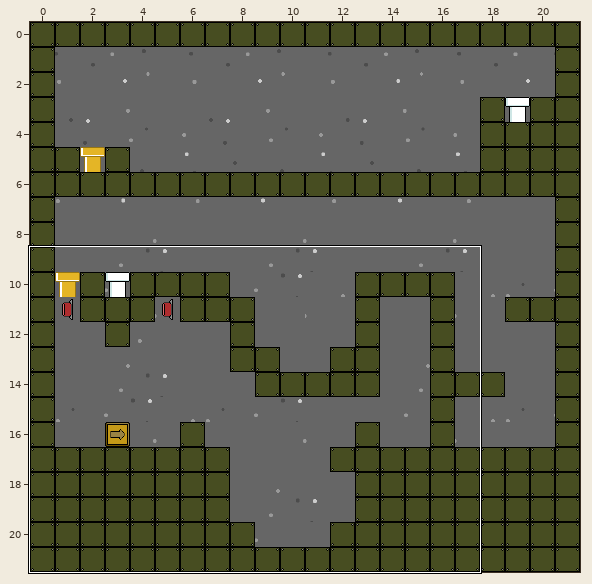
Tiled map, stored at Content/Level1.tmx. The first picture is a wide view before the edit; the outline marks the close-up.
Close-up. First the earlier version:
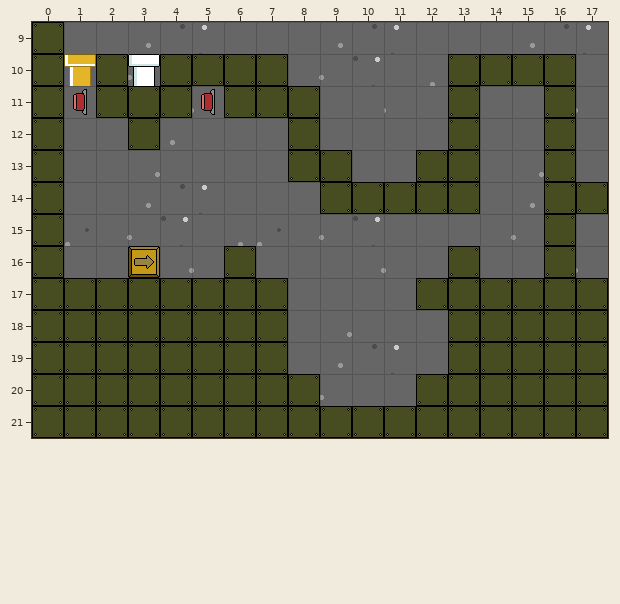
Cells are 32x32 px. Shown: x 0..17, y 9..21. The commit also changed other parts of the map, which this record leaves out.
And afterwards:
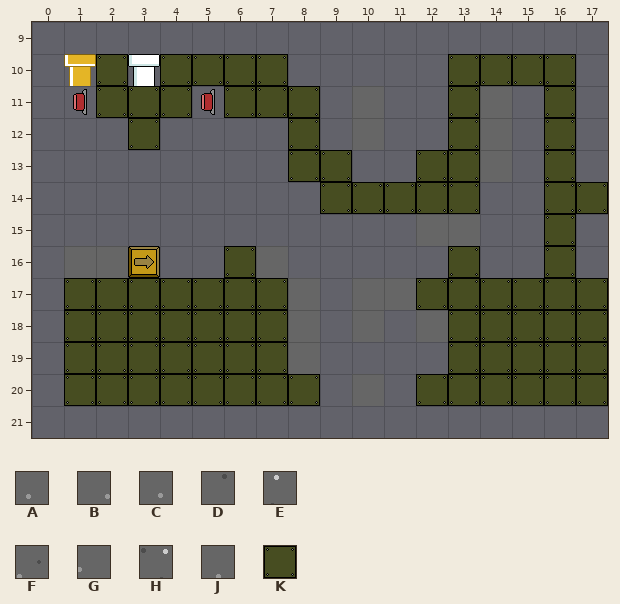
Key: from "background": A 9, B 14, C 20, D 21, E 22, F 24, G 26, H 27, J 29; from "brick": K 0.
_ is an empty cell.
Difference:
Layer "Background" (now hidden):
The author cleared tile A in row 12 at x 4.
The author cleared tile B in row 13 at x 3 and 15; in row 18 at x 9.
The author cleared tile C in row 9 at x 3, 9 and 15; in row 14 at x 3 and 15; in row 19 at x 9.
The author cleared tile D in row 9 at x 4, 10 and 16; in row 14 at x 4; in row 19 at x 10.
The author cleared tile E in row 9 at x 5, 11 and 17; in row 14 at x 5; in row 19 at x 11.
The author cleared tile F in row 15 at x 1 and 7.
The author cleared tile G in row 10 at x 3 and 9; in row 15 at x 3, 9 and 15; in row 20 at x 9.
The author cleared tile H in row 10 at x 10; in row 15 at x 4 and 10.
The author cleared tile J in row 10 at x 12; in row 15 at x 6.
The author cleared tile K in rows 9 to 20 at x 0; in row 21 at x 0 to 17.
Where, in picture pixels (left, top, right, bottom), the same in both close-ups:
removed: (32, 22, 608, 438)
